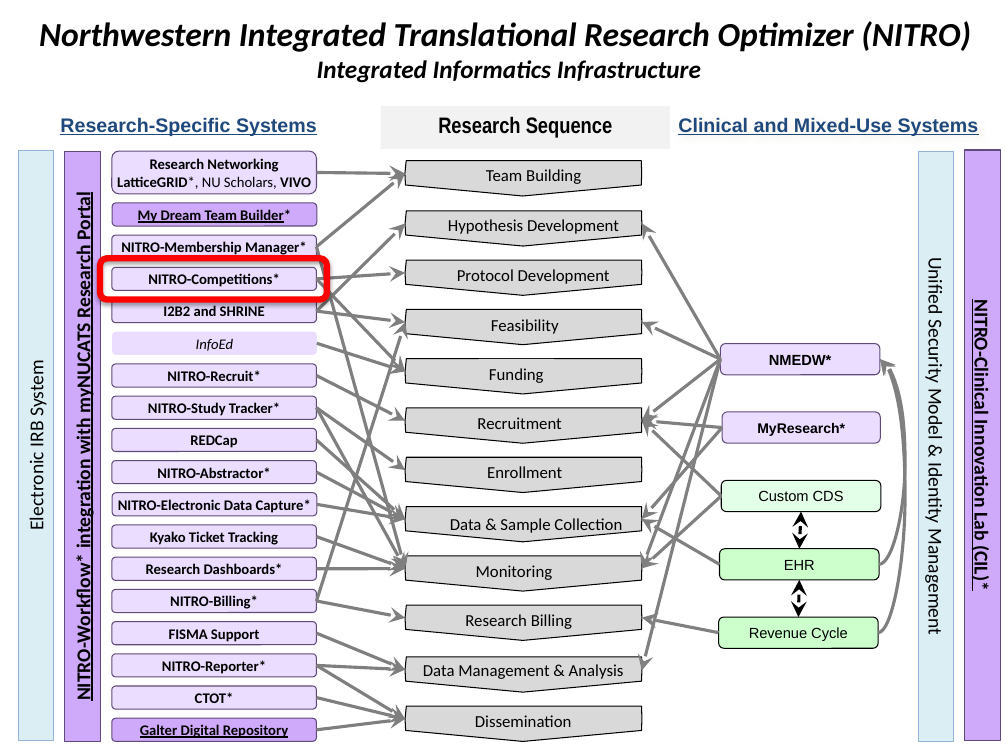
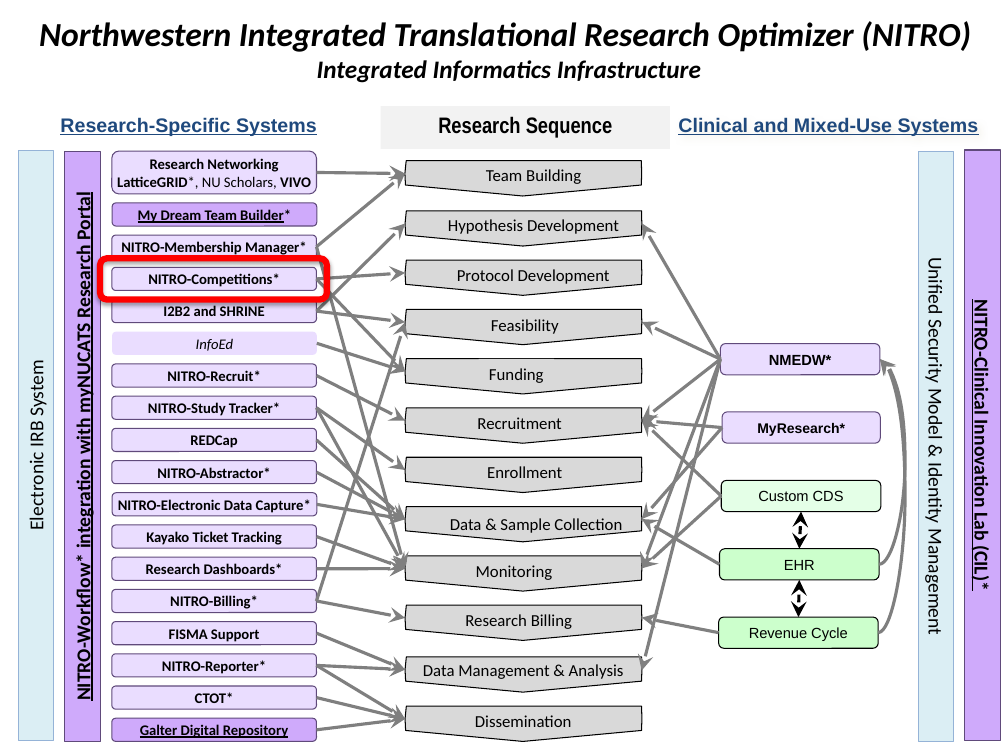
Before and after one commit to NUBIC/nitro-competitions, a slide deck: slide 5 of doc/presentations/20141107_NITRO-Competitions_CTS-AMIA.pptx. Drawn at 1008x756 pixels with LibreOffice and Linux fonts; fonts in the diff are those of the drawing. Boxes give left, top, right and bottom in pixels: in the first picture for what was removed or moved away, otherwise in the second. Text is boxed around its words. In the diff, an @@ line names an element or a change of style, - is before the commit and + after.

```diff
--- a/doc/presentations/20141107_NITRO-Competitions_CTS-AMIA.pptx
+++ b/doc/presentations/20141107_NITRO-Competitions_CTS-AMIA.pptx
@@ text in rounded rectangle at (146, 531, 282, 545): text changed @@
-Kyako Ticket Tracking
+Kayako Ticket Tracking
```
Also in this commit, not shown: 10 other slides changed.
